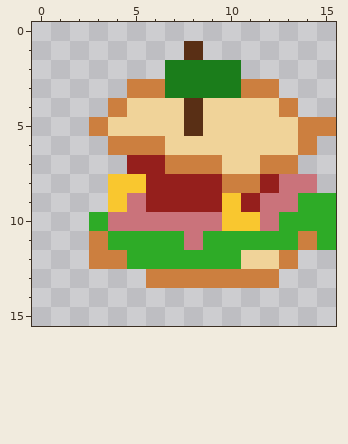
Pixel-art sprite, stored at assets/items/sandwich.png. That is the earlier state.
The file is 16x16 pixels.
And afterwards:
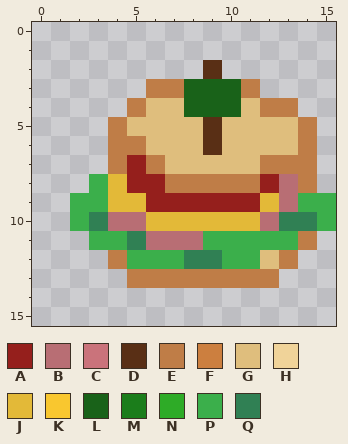
Palette (. is transparent): A #951f1c  B #b86e74  C #ca737b  D #592f15  E #bf7d47  F #cc7f3f  G #dfbe7d  H #f0d399  J #e3b938  K #f9c72f  L #196219  M #1b7d1b  N #2eab27  P #3baf4b  Q #308054
Edits made:
Changed rows in their new state; - is an unchanged pixel.
first column x 2:
 1 ------.-------
 2 -----..D.-----
 3 ---.EELLLE.---
 4 --.EGGLLLGEE--
 5 -.EGGGGDGGGGE.
 6 --EEGGGDGGGGE-
 7 --E-EGGGGGEEE-
 8 -PJA-EEEEE-BE-
 9 PPJJ----A-JBPP
10 PQBBJJJJJJBQQP
11 -PPQBBBPPPPPE.
12 -.EPPPQQPPGE--
13 ---EEEEEEEE---
